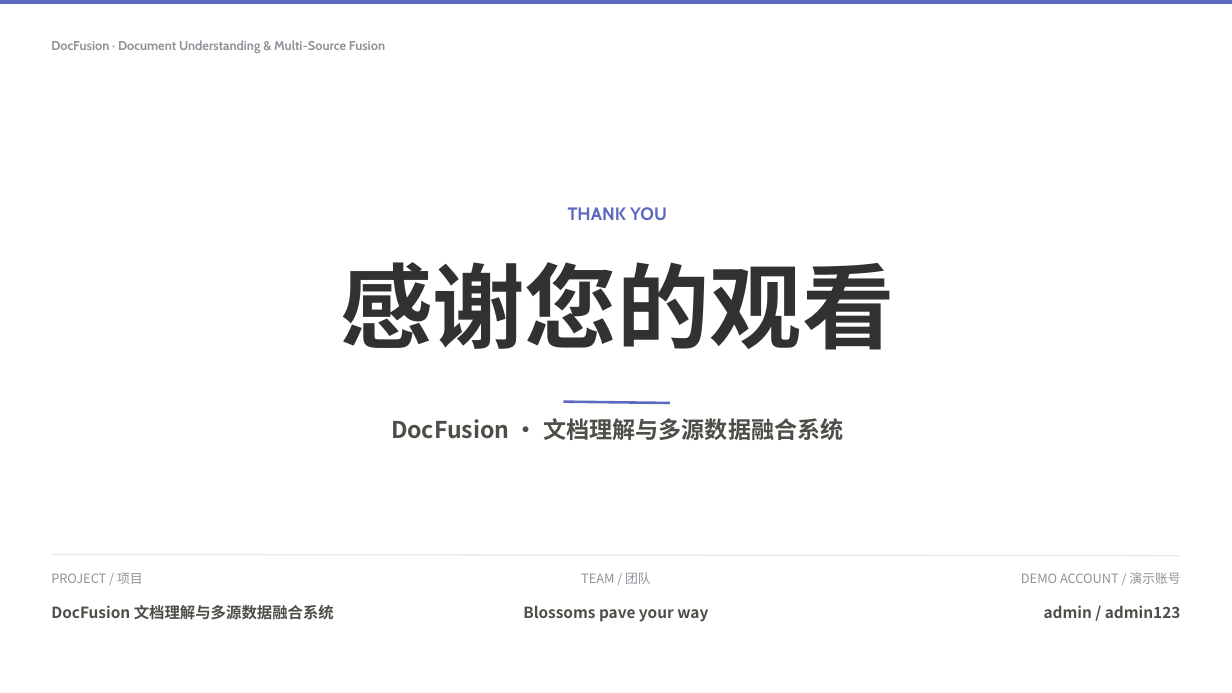
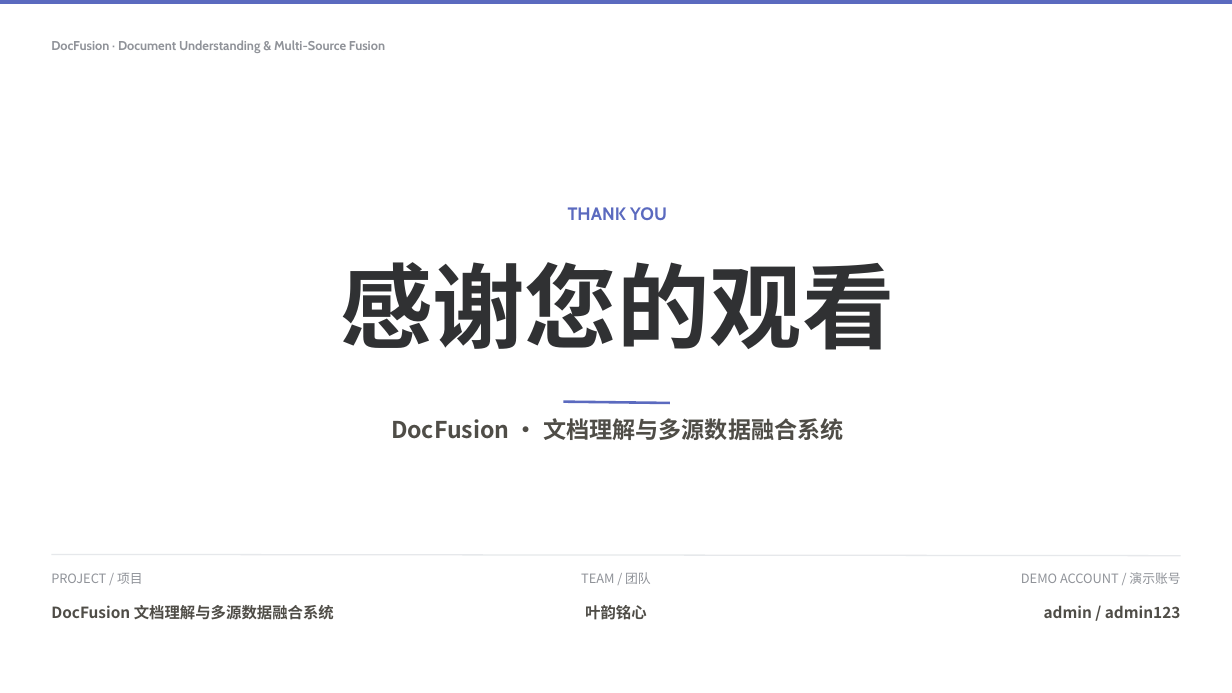
Before and after one commit to zhengmingchuang/blossoms, a slide deck: slide 19 of docs/T2605208-Blossoms pave your way-【A23】-项目简介PPT.pptx. Drawn at 1232x693 pixels with LibreOffice and Linux fonts; fonts in the diff are those of the drawing. Boxes give left, top, right and bottom in pixels: in the first picture for what was removed or moved away, otherwise in the second. Text is boxed around its words. In the diff, an @@ line names an element or a change of style, - is before the commit and + after.

Commit message:
docs: 团队名统一为「叶韵铭心」
在原有材料上直接修改，不重写文档：

文本材料（README / LICENSE / 技术文档 / 作品介绍 / AI 协作记录 / 补拍脚本 / 申报清单）
统一替换团队名，共 8 行。文件名里的团队名保持不动，因为文件尚未重命名，
改了引用会失效。

二进制材料在原文件上就地修改：

- 项目概要介绍.pdf：封面「编写人 / 使用人」两行的团队名，用区域擦除后按原字号、
  原位置、楷体重写，字体与视觉与原文档一致。顺带修正 3 处「12 项工具」→「13 项工具」
  （实际 AGENT_TOOLS 为 13 个）。重写后调用 subset_fonts() 只嵌入用到的字形，
  否则整份楷体被嵌入，体积从 2.55MB 涨到 8.97MB。
- 项目简介PPT.pptx：封面与团队页两个文本节点直接替换（zip 内 XML），
  129 个条目结构不变，XML 校验通过。

技术文档与作品介绍文档重新生成 PDF，核对文本层：新名各 1 次、旧名 0 次。

注意：三个文档的文件名仍含旧团队名（T2605208-Blossoms pave your way-【A23】-…），
重命名会牵动提交包、Release 附件与文档内引用，需另行确认。

```diff
--- a/docs/T2605208-Blossoms pave your way-【A23】-项目简介PPT.pptx
+++ b/docs/T2605208-Blossoms pave your way-【A23】-项目简介PPT.pptx
@@ text at [585,605,647,620]: text changed @@
-Blossoms pave your way
+叶韵铭心
```
Also in this commit, not shown: 1 other slide changed, 10 other files.
